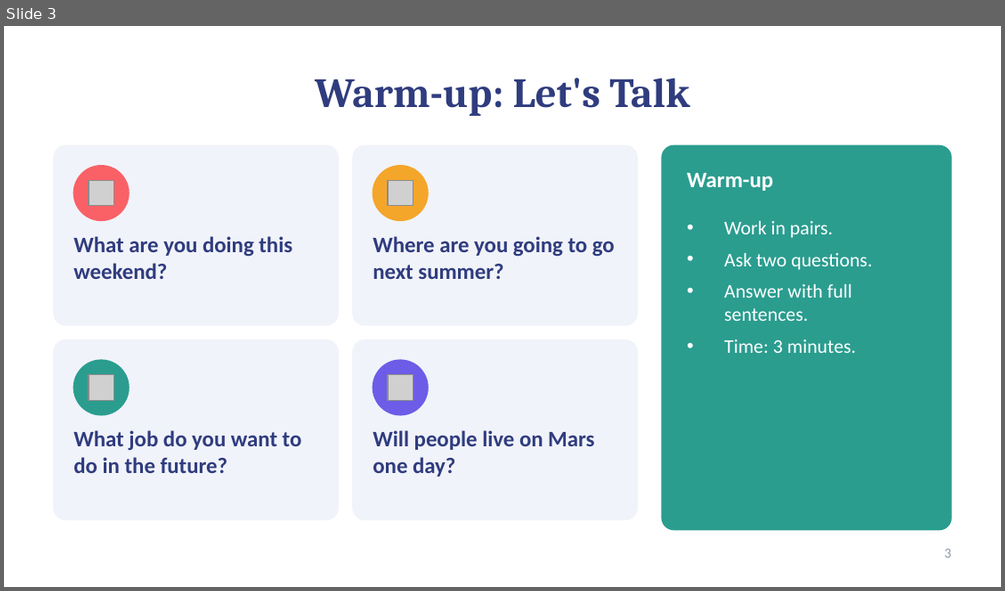
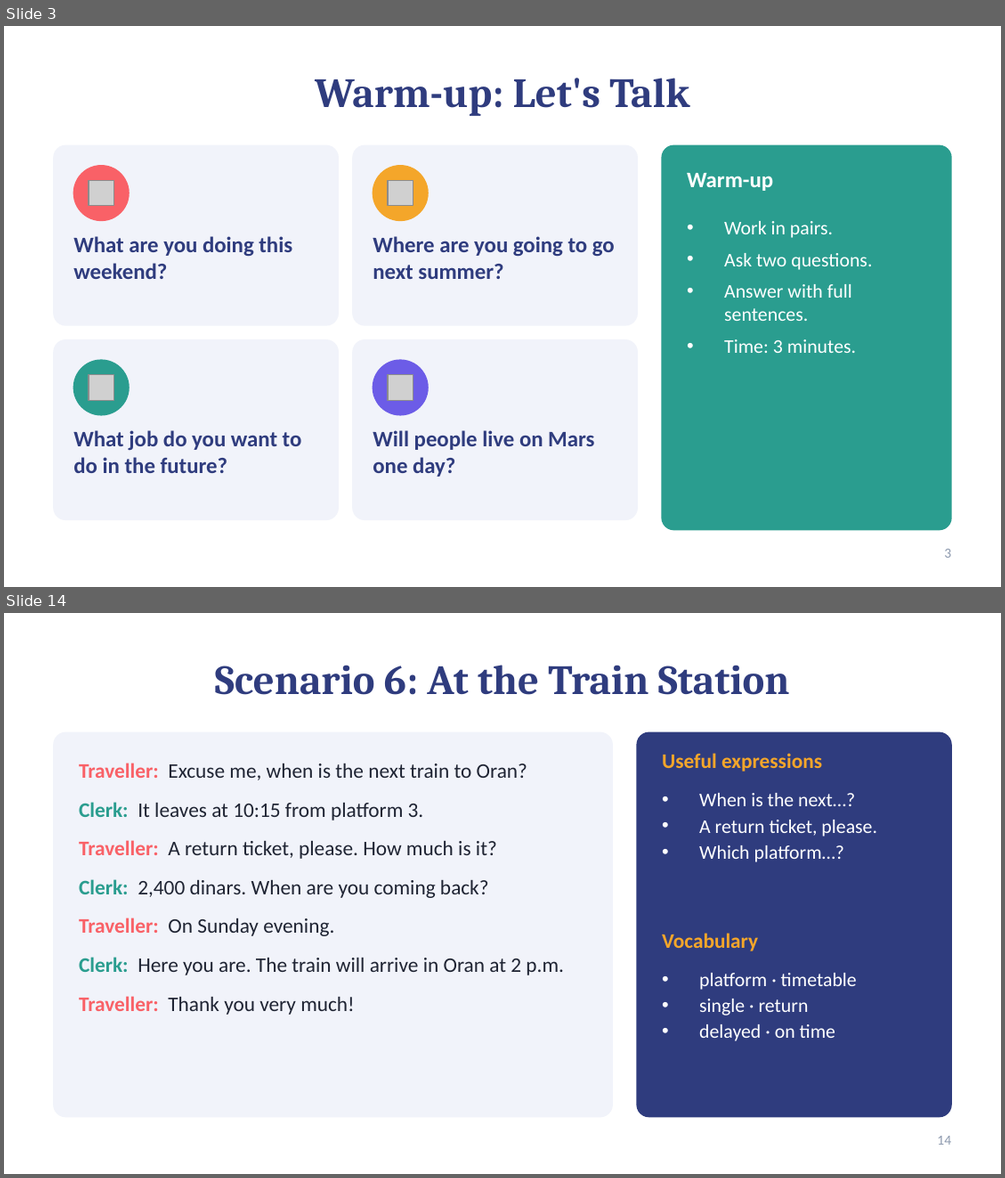
Before and after one commit to moundhermghezzi321-oss/leafgraud, a slide deck: Lesson5_Plans_and_Dreams.pptx. Shown one above the other, each under a label of ours: slide 3 before the commit, slides 3 and 14 after it; the slides between them are not shown. The pictures are 1005x591 and 1005x1178 pixels, drawn with LibreOffice and Linux fonts; fonts in the diff are those of the drawing; grey boxes stand for pictures. Boxes give left, top, right and bottom in pixels: in the first picture for what was removed or moved away, otherwise in the second. Text is boxed around its words. In the diff, an @@ line names an element or a change of style, - is before the commit and + after.

```diff
--- a/Lesson5_Plans_and_Dreams.pptx
+++ b/Lesson5_Plans_and_Dreams.pptx
@@ slide 14 added at <box>4,613,1001,1174</box>, background #FFFFFF @@
@@ title added at <box>215,665,790,695</box>, 30 pt, text #2F3C7E, bold @@
+Scenario 6: At the Train Station
@@ rounded rectangle added at <box>54,732,612,1117</box>, fill #F1F3FA, outline #F1F3FA 1 pt @@
@@ rounded rectangle added at <box>637,732,951,1117</box>, fill #2F3C7E, outline #2F3C7E 1 pt @@
@@ text added at <box>79,763,564,1014</box>, 15 pt, text #1F2433 @@
+Traveller: Excuse me, when is the next train to Oran?
+Clerk: It leaves at 10:15 from platform 3.
+Traveller: A return ticket, please. How much is it?
+Clerk: 2,400 dinars. When are you coming back?
+Traveller: On Sunday evening.
+Clerk: Here you are. The train will arrive in Oran at 2 p.m.
+Traveller: Thank you very much!
@@ text added at <box>662,753,822,771</box>, 15 pt, text #F4A62A, bold @@
+Useful expressions
@@ text added at <box>699,793,877,862</box>, 14 pt, text #FFFFFF @@
+• When is the next…?
+• A return ticket, please.
+• Which platform…?
@@ text added at <box>662,933,758,951</box>, 15 pt, text #F4A62A, bold @@
+Vocabulary
@@ text added at <box>699,973,857,1041</box>, 14 pt, text #FFFFFF @@
+• platform · timetable
+• single · return
+• delayed · on time
@@ page number added at <box>937,1135,951,1144</box>, 10 pt, text #8D99AE @@
+14
```
Also in this commit, not shown: 11 slides changed, 6 other slides added, 6 slides removed.
